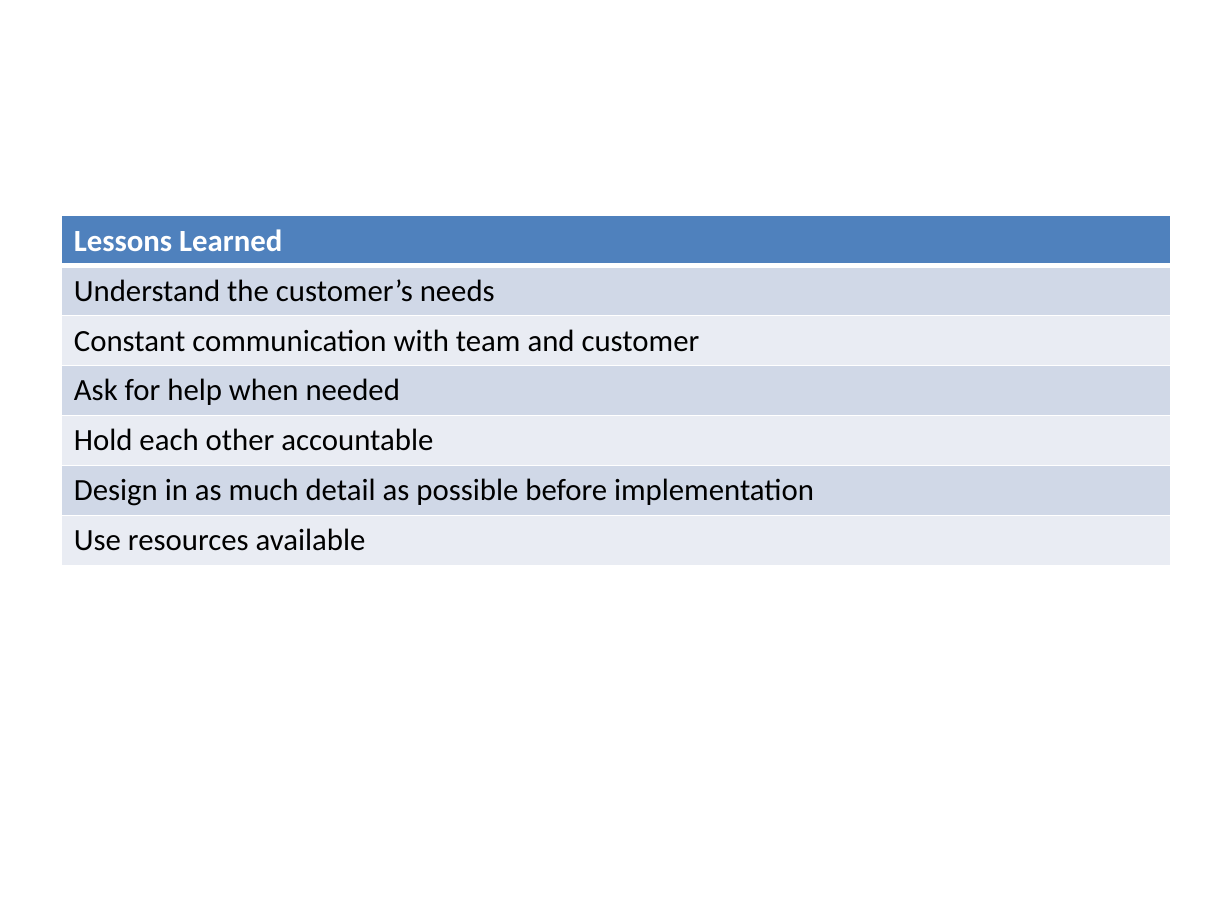
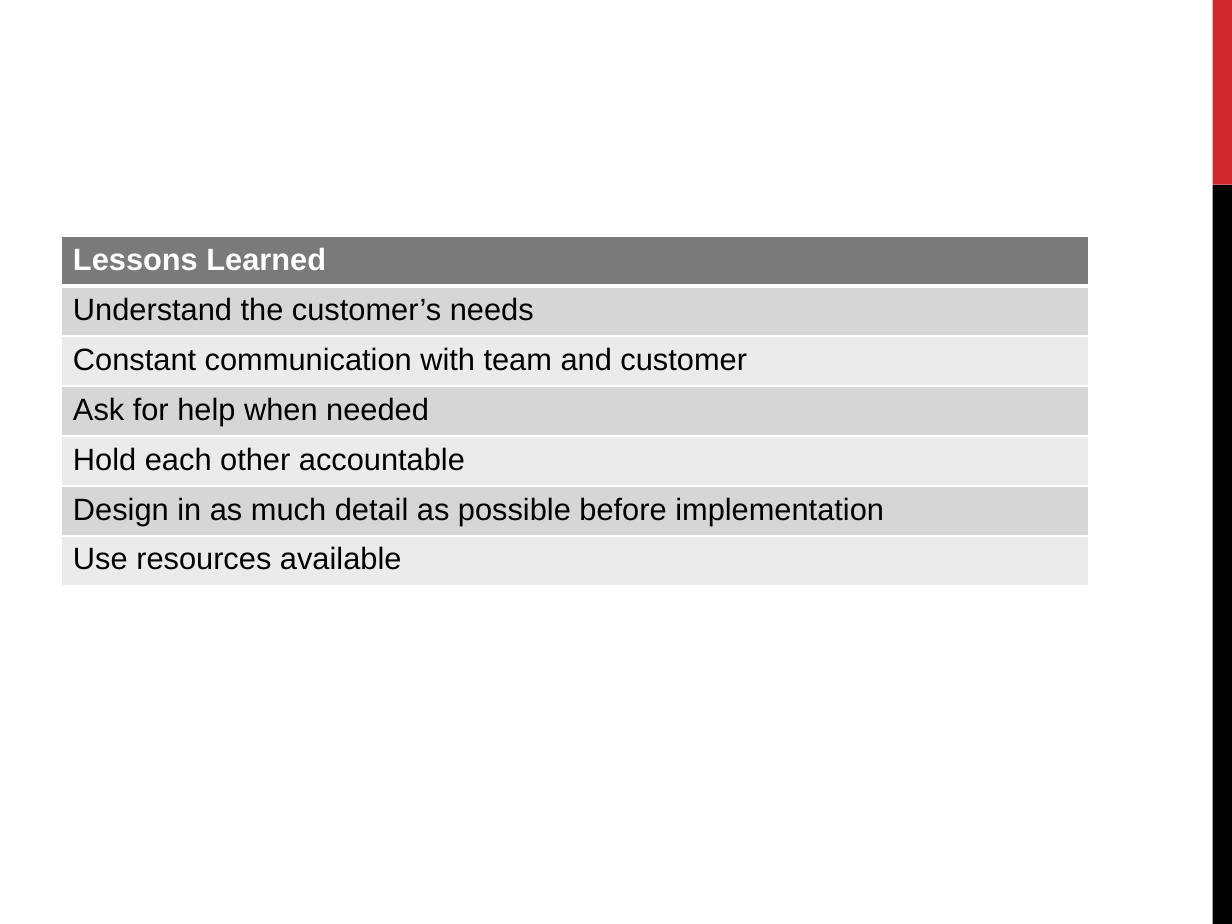
Before and after one commit to qpHalcy0n/SRDesign, a slide deck: slide 5 of Presentation Display/Trifold.pptx (slide 3 before the commit). Drawn at 1232x924 pixels with LibreOffice and Linux fonts; fonts in the diff are those of the drawing. Boxes give left, top, right and bottom in pixels: in the first picture for what was removed or moved away, otherwise in the second. Text is boxed around its words. In the diff, an @@ line names an element or a change of style, - is before the commit and + after.

```diff
--- a/Presentation Display/Trifold.pptx
+++ b/Presentation Display/Trifold.pptx
@@ rectangle added at box(1212, 0, 1232, 185), fill #D1282E @@
@@ rectangle added at box(1212, 185, 1232, 924), fill #000000 @@
@@ table at box(62, 237, 1088, 586) @@
@@ fill #4F81BD to #7A7A7A in row 1, column 1 @@
@@ fill #D0D8E8 to #D7D7D7 in 3 cells @@
@@ fill #E9EDF4 to #ECECEC in 3 cells @@
@@ font Calibri to Arial @@
@@ table: place and size @@
-table at box(62, 216, 1170, 565)
+table at box(62, 237, 1088, 586)
```
Also in this commit, not shown: 2 other slides changed, 2 slides added.
